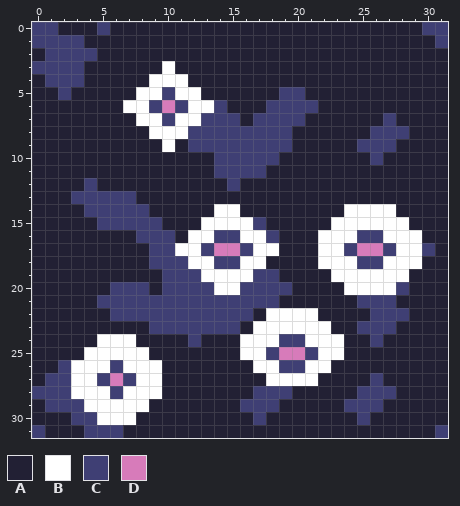
Edited in one commit: pixel-art sprite (assets-raw/sprites/tiles/darkgrass2.png). Above: the version before the commit.
The file is 32x32 pixels.
Palette (. is transparent): A #222034  B #ffffff  C #3f3f74  D #d77bba
Now the later version:
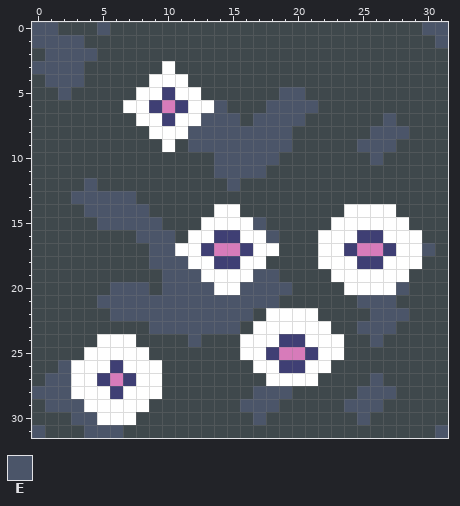
Colours new in this view: E #4b5569
Changes in this commit:
colour A: #222034 -> #3f484c
y 0: x 0..1 CC -> EE; x 5 C -> E; x 30..31 CC -> EE
y 1: x 0..3 CCCC -> EEEE; x 31 C -> E
y 2: x 1..4 CCCC -> EEEE
y 3: x 0..3 CCCC -> EEEE
y 4: x 1..3 CCC -> EEE
y 5: x 2 C -> E; x 19..20 CC -> EE
y 6: x 14 C -> E; x 18..21 CCCC -> EEEE
y 7: x 13..15 CCC -> EEE; x 17..20 CCCC -> EEEE; x 27 C -> E
y 8: x 12..19 CCCCCCCC -> EEEEEEEE; x 26..28 CCC -> EEE
y 9: x 12..19 CCCCCCCC -> EEEEEEEE; x 25..27 CCC -> EEE
y 10: x 14..18 CCCCC -> EEEEE; x 26 C -> E
y 11: x 14..17 CCCC -> EEEE
y 12: x 4 C -> E; x 15 C -> E
y 13: x 3..7 CCCCC -> EEEEE
y 14: x 4..8 CCCCC -> EEEEE
y 15: x 5..9 CCCCC -> EEEEE; x 17 C -> E
y 16: x 8..10 CCC -> EEE; x 18 C -> E
y 17: x 9..10 CC -> EE; x 30 C -> E
y 18: x 9..11 CCC -> EEE
y 19: x 10..12 CCC -> EEE; x 17..18 CC -> EE
y 20: x 6..8 CCC -> EEE; x 10..13 CCCC -> EEEE; x 16..19 CCCC -> EEEE; x 28 C -> E
y 21: x 5..18 CCCCCCCCCCCCCC -> EEEEEEEEEEEEEE; x 25..27 CCC -> EEE
y 22: x 6..16 CCCCCCCCCCC -> EEEEEEEEEEE; x 26..28 CCC -> EEE
y 23: x 9..15 CCCCCCC -> EEEEEEE; x 25..27 CCC -> EEE
y 24: x 12 C -> E; x 26 C -> E
y 26: x 2 C -> E
y 27: x 1..2 CC -> EE; x 26 C -> E
y 28: x 0..2 CCC -> EEE; x 17..19 CCC -> EEE; x 25..27 CCC -> EEE
y 29: x 1..3 CCC -> EEE; x 16..18 CCC -> EEE; x 24..26 CCC -> EEE
y 30: x 3..4 CC -> EE; x 17 C -> E; x 25 C -> E
y 31: x 0 C -> E; x 4..6 CCC -> EEE; x 31 C -> E
Changed places in both pictures, as pixel boxes (x1, y1, x2, y2):
changed: (32, 22, 448, 438)
